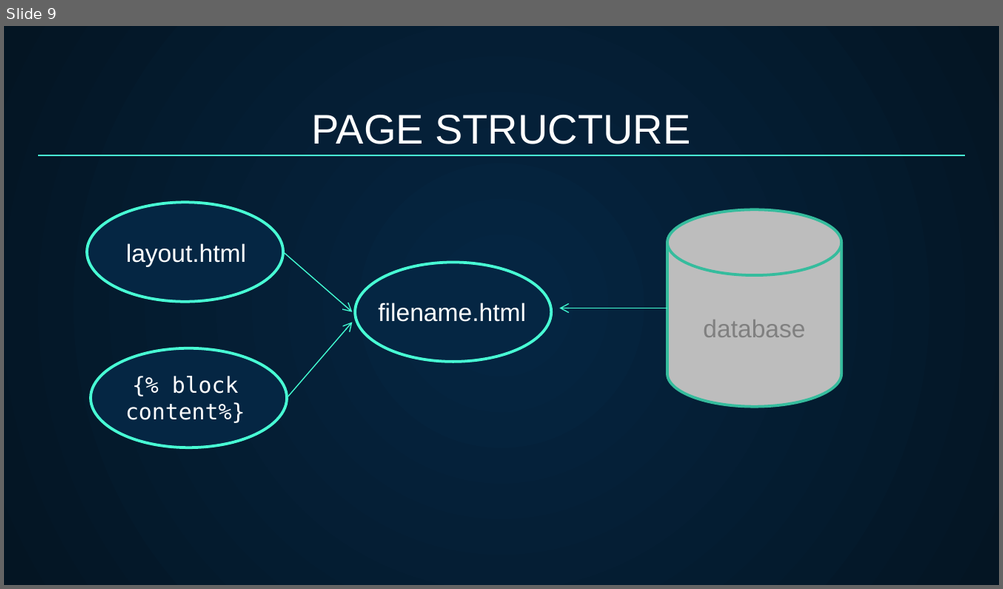
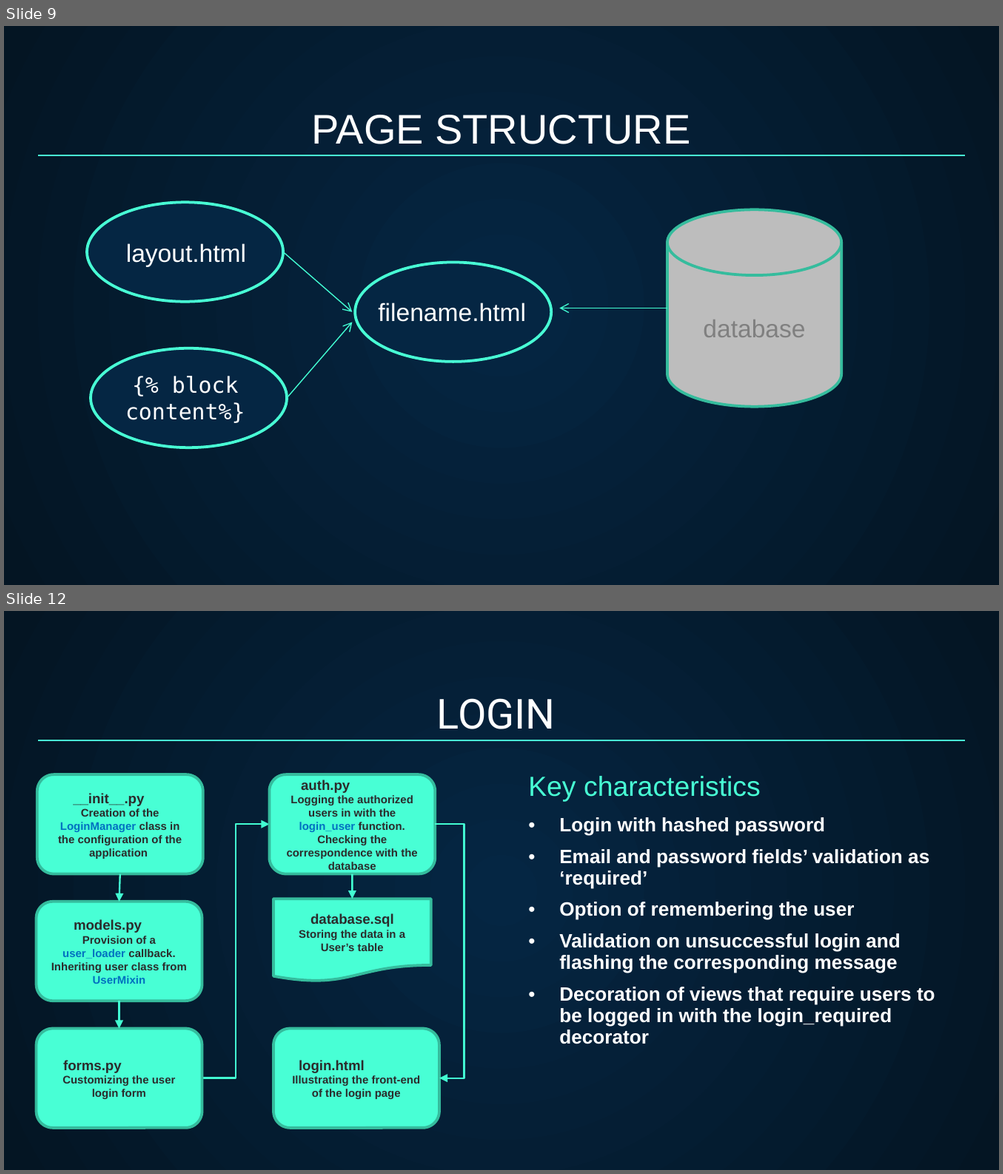
Before and after one commit to Liana-V/Project-ACA, a slide deck: Presentation.pptx. Shown one above the other, each under a label of ours: slide 9 before the commit, slides 9 and 12 after it; the slides between them are not shown. The pictures are 1003x589 and 1003x1174 pixels, drawn with LibreOffice and Linux fonts; fonts in the diff are those of the drawing. Boxes give left, top, right and bottom in pixels: in the first picture for what was removed or moved away, otherwise in the second. Text is boxed around its words. In the diff, an @@ line names an element or a change of style, - is before the commit and + after.

```diff
--- a/Presentation.pptx
+++ b/Presentation.pptx
@@ slide 12 added at (4, 611, 999, 1170), background gradient #052643 to #041523 @@
@@ title added at (437, 698, 555, 729), 30 pt, text #FFFFFF @@
+LOGIN
@@ line added from (38, 741) to (965, 741), #48FFD5 0.75 pt @@
@@ rounded rectangle added at (37, 775, 203, 874), fill #48FFD5, outline #35BD9E 2 pt, 8 pt, text #2B2B2B, bold @@
+__init__.py Creation of the LoginManager class in the configuration of the application
@@ rounded rectangle added at (270, 775, 435, 874), fill #48FFD5, outline #35BD9E 2 pt, 8 pt, text #2B2B2B, bold @@
+auth.py Logging the authorized users in with the login_user function. Checking the correspondence with the database
@@ table added at (518, 766, 966, 1149), 1 rows, 1 columns @@
+Key characteristics / Login with hashed password / Email and password fields’ validation as ‘required’ / Option of remembering the user / Validation on unsuccessful login and flashing the corresponding message / Decoration of views that require users to be logged in with the login_required decorator
@@ elbow arrow added from (202, 1079) to (270, 825), #42FED3 1.25 pt @@
@@ elbow arrow added from (435, 825) to (438, 1079), #42FED3 1.25 pt @@
@@ arrow added from (120, 874) to (119, 901), #42FED3 1.25 pt @@
@@ arrow added from (352, 874) to (352, 900), #42FED3 1.25 pt @@
@@ rounded rectangle added at (36, 901, 202, 1001), fill #48FFD5, outline #35BD9E 2 pt, 8 pt, text #2B2B2B, bold @@
+models.py Provision of a user_loader callback. Inheriting user class from UserMixin
@@ flow chart document added at (273, 900, 431, 982), fill #48FFD5, outline #35BD9E 2 pt, 8 pt, text #2B2B2B, bold @@
+database.sql
+Storing the data in a User’s table
@@ arrow added from (119, 1001) to (119, 1028), #42FED3 1.25 pt @@
@@ rounded rectangle added at (36, 1028, 202, 1128), fill #48FFD5, outline #35BD9E 2 pt, 8 pt, text #2B2B2B, bold @@
+forms.py Customizing the user login form
@@ rounded rectangle added at (273, 1028, 440, 1128), fill #48FFD5, outline #35BD9E 2 pt, 8 pt, text #2B2B2B, bold @@
+login.html Illustrating the front-end of the login page
```
Also in this commit, not shown: 5 other slides added, 12 other files.
